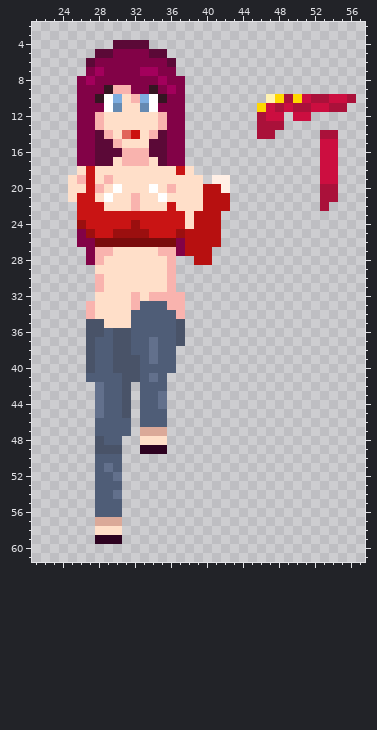
One commit to this pixel-art sprite: CasaDesDiamantes/sprites/playerDualBarettasStance_spr/95a22206-8149-496e-8c9c-10ad2376f6ec.png. This is how it looked before the edit.
The file is 64x62 pixels. Shown: x 21..57, y 2..61.
Now the later version:
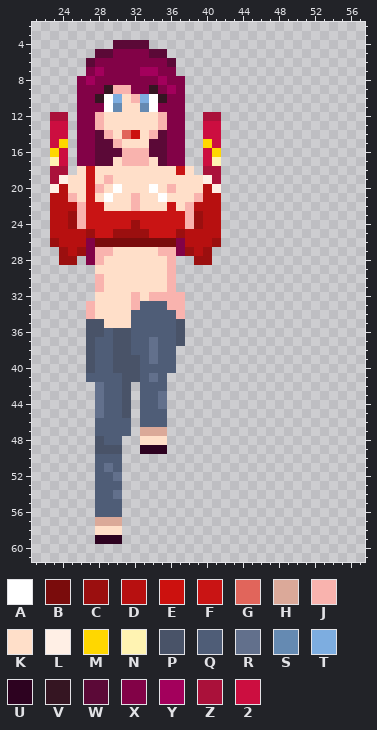
Palette (. is transparent): A #ffffff  B #7a0c0c  C #9b0f0f  D #b71010  E #cc110e  F #c91414  G #e1655b  H #dba999  J #f9b3ae  K #ffdfc9  L #ffefe5  M #ffd700  N #fff3b2  P #495368  Q #4f5d77  R #62708c  S #658ab2  T #7dade0  U #2d0220  V #351522  W #5b0937  X #820247  Y #a3005c  Z #aa113a  2 #cc0e40
The edit:
y 10: x 47..56 NMZM2ZZ22Z -> ..........
y 11: x 46..55 M2Z2ZZ22ZZ -> ..........
y 12: x 23..24 .. -> ZZ; x 40..41 .. -> ZZ; x 46..48 Z22 -> ...; x 50..51 22 -> ..
y 13: x 23..24 .. -> 22; x 40..41 .. -> 22; x 46..48 ZZZ -> ...
y 14: x 23..24 .. -> 22; x 40..41 .. -> 22; x 46..47 ZZ -> ..; x 53..54 ZZ -> ..
y 15: x 23..24 .. -> 2M; x 40..41 .. -> M2; x 53..54 22 -> ..
y 16: x 23..24 .. -> M2; x 40..41 .. -> 2M; x 53..54 22 -> ..
y 17: x 23..24 .. -> N2; x 40..41 .. -> 2N; x 53..54 22 -> ..
y 18: x 23..24 .. -> ZZ; x 40..41 .. -> ZZ; x 53..54 22 -> ..
y 19: x 23..24 .. -> ZL; x 26 J -> K; x 40..42 .LL -> LZ.; x 53..54 22 -> ..
y 20: x 23..24 .. -> LD; x 41..42 DL -> L.; x 53..54 ZZ -> ..
y 21: x 23..26 ..KF -> DDJK; x 39 K -> J; x 42 D -> .; x 53..54 ZZ -> ..
y 22: x 23..26 ...F -> DDDJ; x 38..39 KK -> JD; x 42 D -> .; x 53 Z -> .
y 23: x 23..26 ...F -> DDCJ; x 38..39 KD -> JC
y 24: x 23..26 ...C -> DDCJ; x 38..39 KD -> JC
y 25: x 23..26 ...X -> DDDD
y 26: x 23..26 ...X -> CDDD; x 41 D -> C
y 27: x 24..26 ... -> CDC; x 38 D -> C; x 40 D -> C
y 28: x 24..25 .. -> CC; x 39..40 DD -> CC
Boxes around the changes in both pictures, in picture pixels (x1, y1, x2, y2):
changed: (185, 94, 356, 265)
changed: (50, 112, 86, 265)
